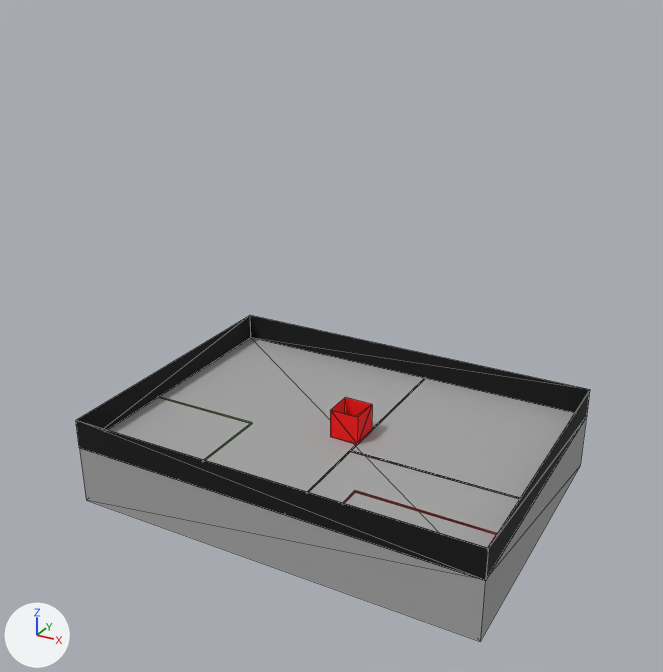
Renders of the COLLADA model src/gazebo/ros_gz_description/models/NASA_field/meshes/NASA_field.dae from each side of a commit.
Both versions are drawn from a 50 mm camera at (6.31, -11.81, 7.6) aimed at (0.0, -0.33, 1.85). The lights are fixed; the arrows at lower left show +X, +Y and +Z. Mesh edges are drawn as thin lines. Vertices at the same position are counted once.

The older version as bpy lines, for what is in view:
```python
me_6615e2522483641d9ce27704 = bpy.data.meshes.new('6615e2522483641d9ce27704')
me_6615e2522483641d9ce27704.from_pydata(...)  # 80 vertices, 156 faces; spans x -3.44..3.44, y -2.51..2.51, z -1.0..0.5
# faces by material slot: [64, 20, 60, 12]
me_6615e2522483641d9ce27704.materials.append(mat_id9)  # red #ff0000
me_6615e2522483641d9ce27704.materials.append(mat_id16)  # green #82bb68
me_6615e2522483641d9ce27704.materials.append(mat_id23)  # black #000000
me_6615e2522483641d9ce27704.materials.append(mat_id42)  # grey #a5a5a5
# before: 44 (0.44, 0.25, 0.5) at pixel (372, 404), 46 (0.44, -0.25, 0.5) at pixel (358, 417), 49 (-0.06, 0.25, 0.5) at pixel (345, 397), 50 (-0.06, -0.25, 0.5) at pixel (330, 410), 53 (0.44, 0.25, 0.5) at pixel (372, 404)
# before: 54 (0.44, -0.25, 0.5) at pixel (358, 417), 56 (-0.06, -0.25, 0.5) at pixel (330, 410), 59 (-0.06, 0.25, 0.5) at pixel (345, 397)
# before: 61 (3.44, -2.5, 0.5) at pixel (488, 548), 62 (3.44, 2.5, 0.5) at pixel (589, 389), 65 (-3.44, 2.5, 0.5) at pixel (250, 315), 67 (-3.44, -2.5, 0.5) at pixel (75, 420), 69 (3.44, 2.51, 0.5) at pixel (590, 389)
# before: 70 (3.44, -2.51, 0.5) at pixel (488, 548), 72 (-3.44, -2.51, 0.5) at pixel (75, 420), 74 (-3.44, 2.51, 0.5) at pixel (249, 315)
ob_6615e2522483641d9ce27704 = bpy.data.objects.new('6615e2522483641d9ce27704', me_6615e2522483641d9ce27704)
ob_6615e2522483641d9ce27704.location = (0.0, 0.0, 0.0)
```
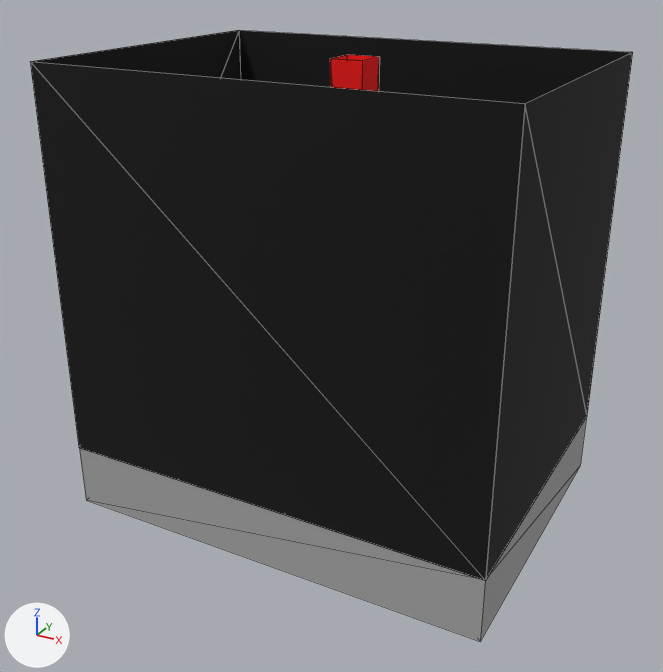
Location of each change, [x1, y1, x2, y2] in pixels of the pictures (663 x 672 px; the box of a moved part takes in the faces that stretch with it):
'6615e2522483641d9ce27704', reshaped (17% wider, 87% taller)
    before: [76, 315, 590, 641]
    after: [30, 30, 633, 641]
part 1 of me_6615e2522483641d9ce27704, moved or reshaped
    before: [330, 398, 372, 444]
    after: [330, 55, 379, 91]
part 2 of me_6615e2522483641d9ce27704, moved or reshaped
    before: [76, 315, 590, 581]
    after: [30, 30, 633, 581]

Edits to the bpy script that builds the scene:
```text
Change me_6615e2522483641d9ce27704:
    where me_6615e2522483641d9ce27704.from_pydata(...)  # 80 vertices, 156 faces; spans x -3.44..3.44, y -2.51..2.51, z -1.0..0.5
    used by ob_6615e2522483641d9ce27704; location = (0.0, 0.0, 0.0)
    me_6615e2522483641d9ce27704 part 1
    add for i in [44, 46, 49, 50, 53, 54, 56, 59]: me_6615e2522483641d9ce27704.vertices[i].co += Vector((0.0, 0.0, 5.5))
    me_6615e2522483641d9ce27704 part 2
    add for i in [61, 62, 65, 67, 69, 70, 72, 74]: me_6615e2522483641d9ce27704.vertices[i].co += Vector((0.0, 0.0, 5.5))
```
